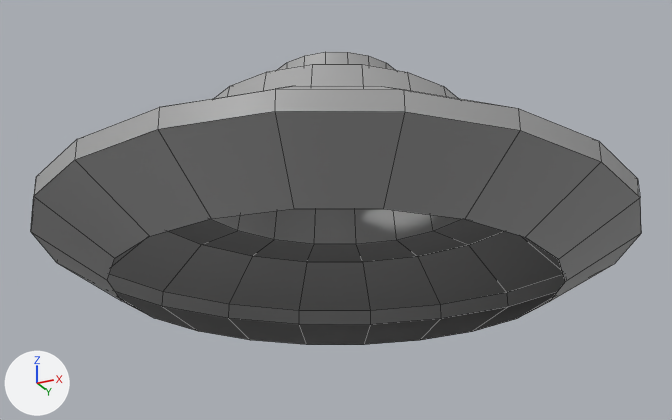
A saved change to the FBX model Assets/Modelos3D/PROPS/Luz Colgante.fbx.
Camera for both pictures: a 50 mm camera at (-0.09706, -0.07569, -0.01086) aimed at (-0.11033, -0.04914, 0.00109). The lights are fixed; the arrows at lower left show +X, +Y and +Z. Mesh edges are drawn as thin lines. Where no turn or scale is listed for an object, it has been applied to the vertices.
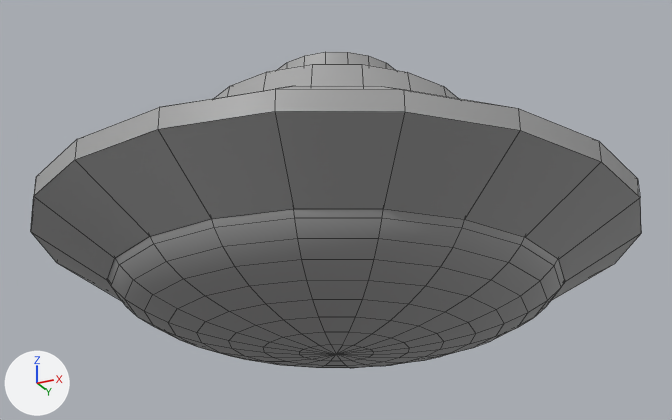
Pixel boxes (x1, y1, x2, y2) of what changed, in the pictures (672 x 420 px):
'polySurface1', added: after (107, 209, 565, 368)

The change, as a list of edits to the scene's bpy script:
```text
Add me_mesh_001:
    me_mesh_001.from_pydata(...)  # 201 vertices, 200 faces; spans x -0.0077..0.0077, y -0.0077..0.0077, z -0.0014..0.0014
    me_mesh_001.materials.append(mat_standardsurface1)  # grey #aaaaaa
Add ob_polysurface1:
    ob_polysurface1 = bpy.data.objects.new('polySurface1', me_mesh_001)
    ob_polysurface1.location = (-0.11034, -0.0491, -0.00253)
```
